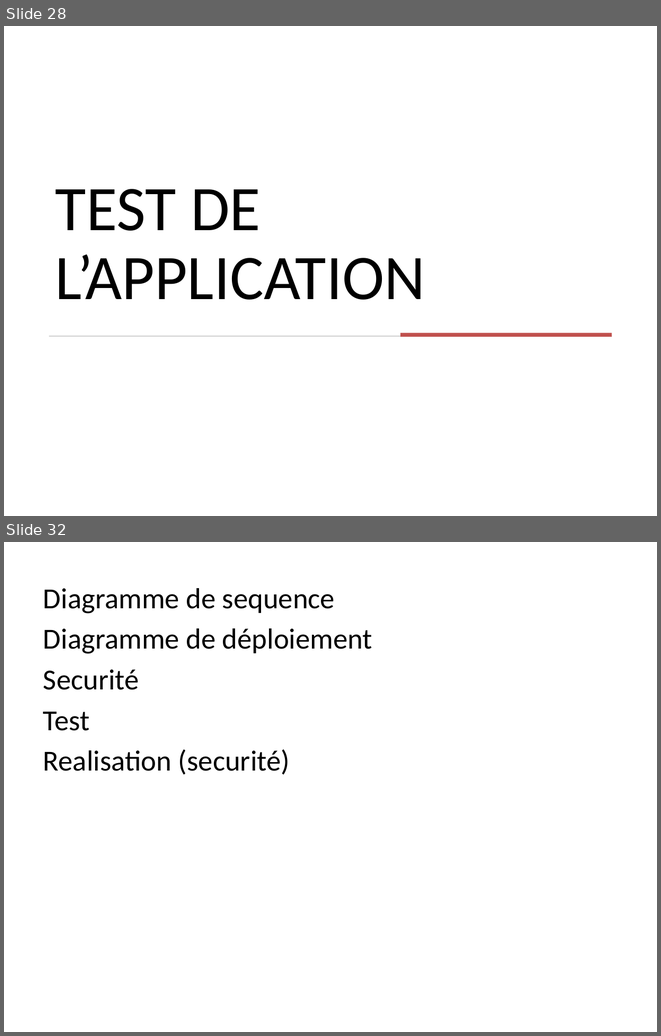
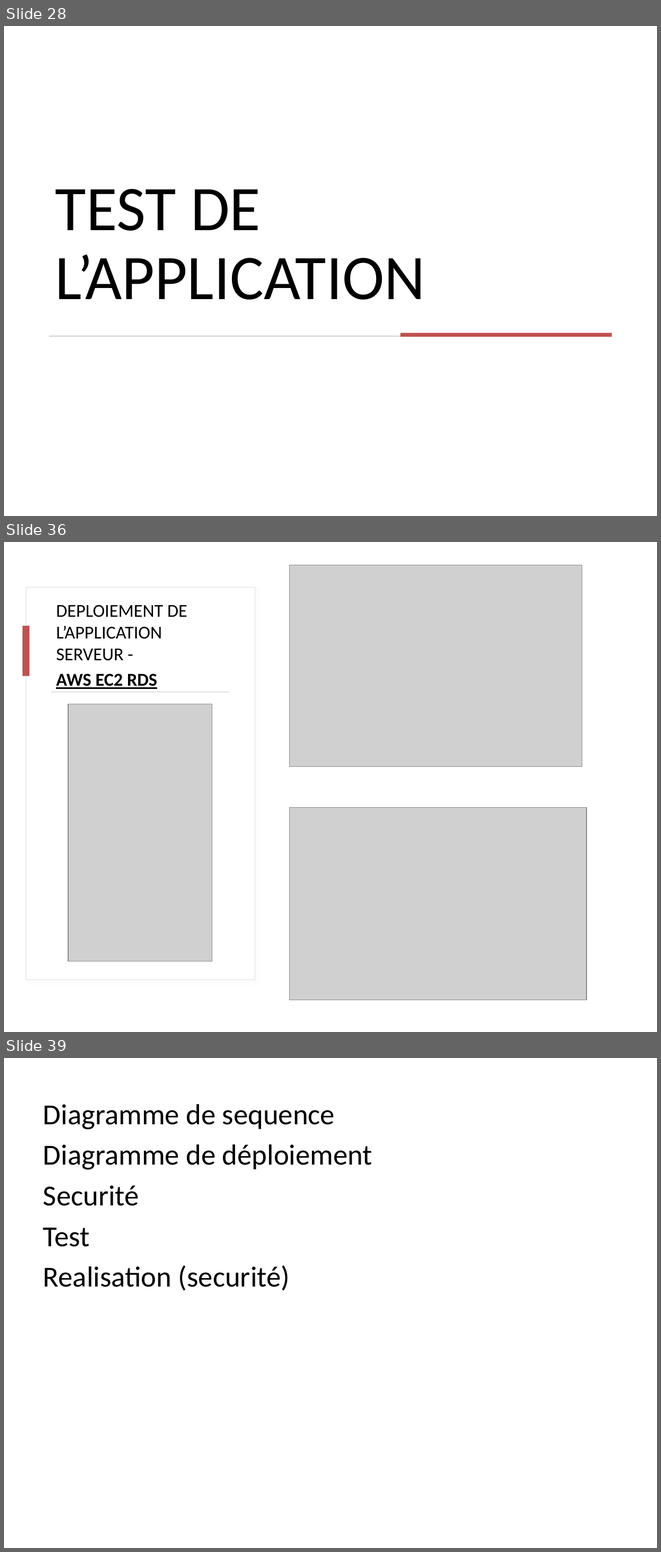
Before and after one commit to ShilkovKonst/pictopicto-client, a slide deck: dossier/PROJET picto.pptx. Shown one above the other, each under a label of ours: slides 28 and 32 before the commit, slides 28, 36 and 39 after it; the slides between them are not shown. The pictures are 661x1036 and 661x1552 pixels, drawn with LibreOffice and Linux fonts; fonts in the diff are those of the drawing; grey boxes stand for pictures. Boxes give left, top, right and bottom in pixels: in the first picture for what was removed or moved away, otherwise in the second. Text is boxed around its words. In the diff, an @@ line names an element or a change of style, - is before the commit and + after.

```diff
--- a/dossier/PROJET picto.pptx
+++ b/dossier/PROJET picto.pptx
@@ slide 36 added at [4, 542, 657, 1032], background #FFFFFF @@
@@ picture added at [289, 565, 582, 767] @@
@@ rectangle added at [26, 587, 255, 979], fill #FFFFFF, outline #DEDEDE 0.75 pt @@
@@ text added at [56, 605, 187, 689], 20 pt, text #000000 @@
+DEPLOIEMENT DE L’APPLICATION SERVEUR -
+AWS EC2 RDS
@@ rectangle added at [22, 626, 29, 676], fill #C0504D @@
@@ rectangle added at [51, 691, 229, 692], fill #D5D5D5 @@
@@ picture added at [68, 704, 212, 961] @@
@@ picture added at [289, 807, 586, 1000] @@
@@ what was slide 32 is now slide 39 @@
```
Also in this commit, not shown: 10 slides changed, 8 other slides added, 2 slides removed, 2 other files.
